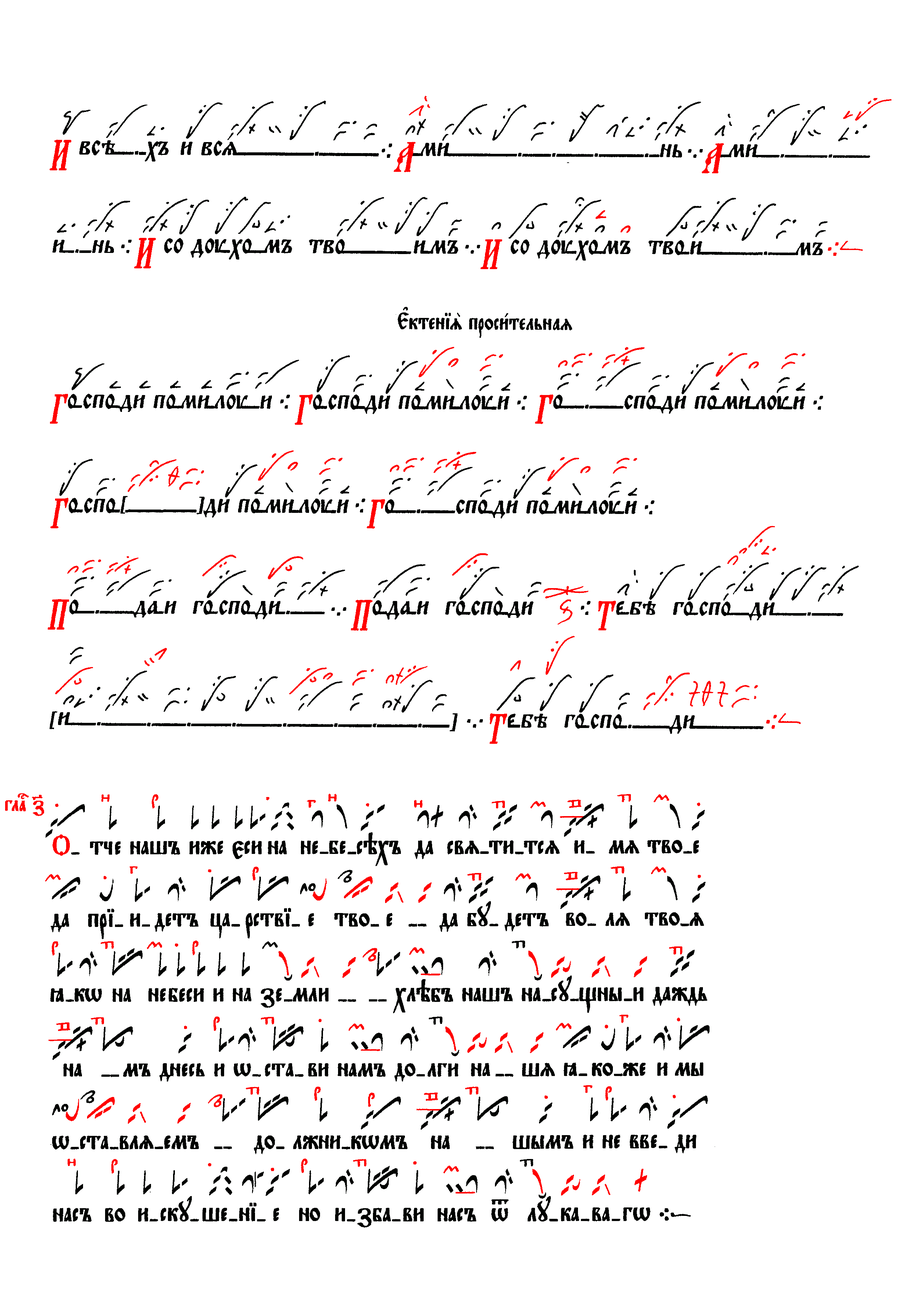
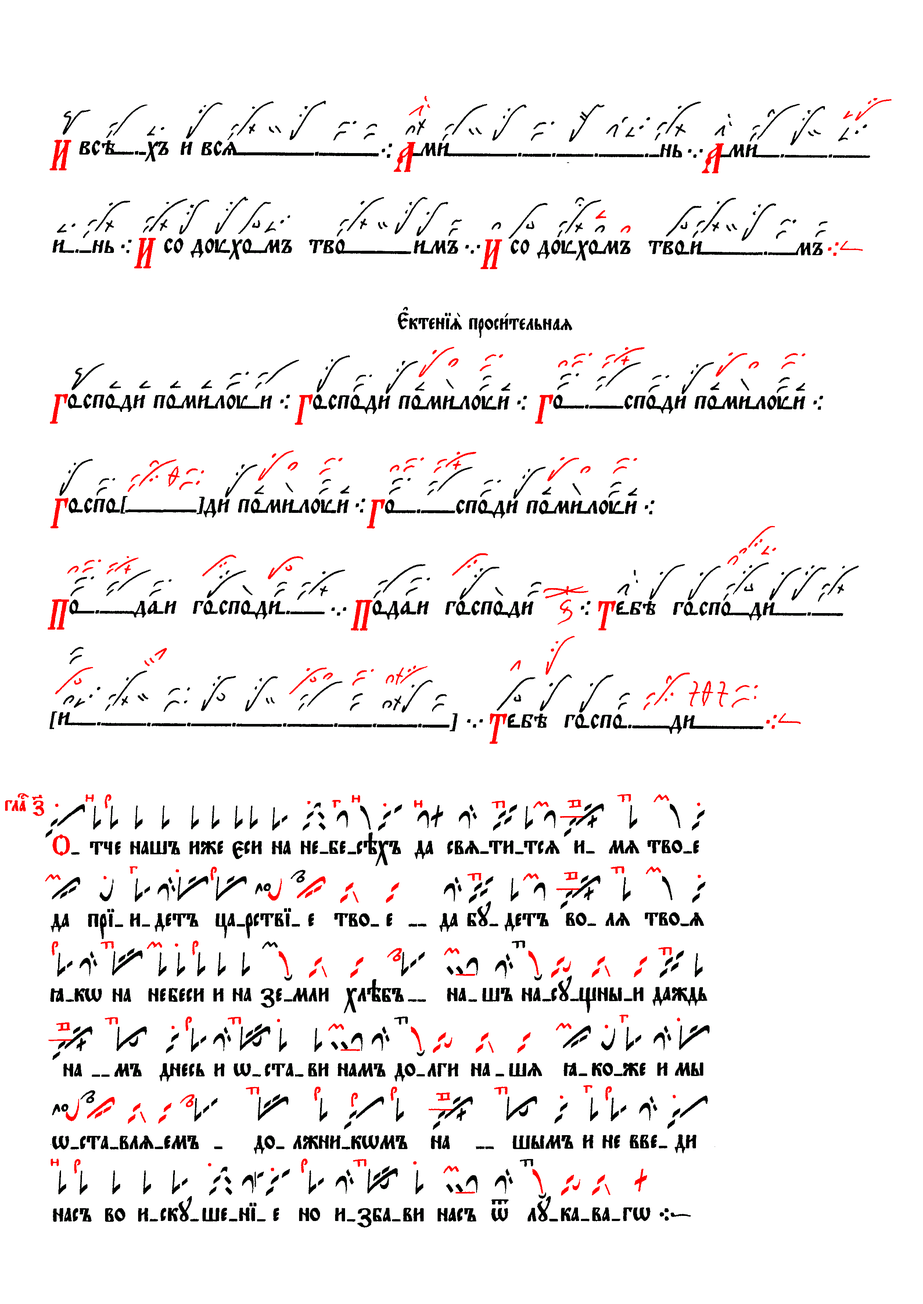
Layers edited between the first and the second 923 × 1304 image:
painted on "Червила" over [50, 793, 682, 1175]
painted on "Чернила" over [58, 802, 703, 1196]
